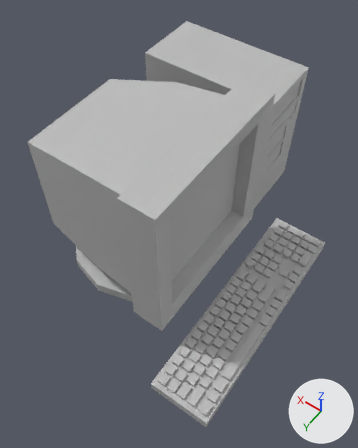
One commit to the FBX model Art/NewObjects/Environment/Office/Furniture/Computer.fbx: the scene before it, then after it.
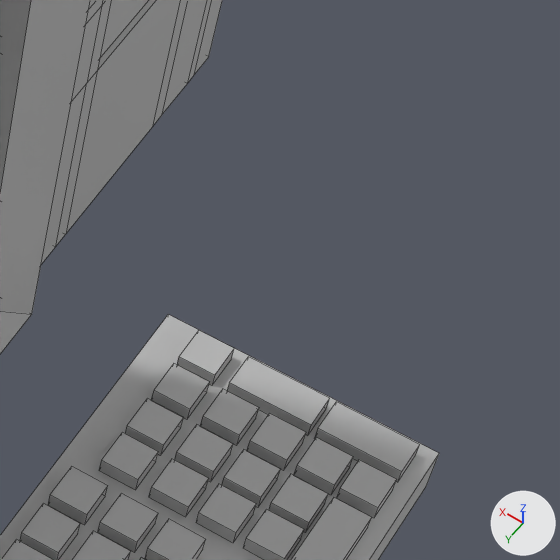
There are two pictures of each version: one whole from a camera (50 mm lens) standing at (-0.513, 0.697, 1.31) and looking at (-0.013, -0.002, 0.211), one close up on the part from 69% to 97% of the width and 36% to 58% of the height. The lights are fixed; the arrows at lower right show +X, +Y and +Z. The close-ups show mesh edges as thin lines. Where no turn or scale is listed for an object, it has been applied to the vertices. Vertices at the same position are counted once.
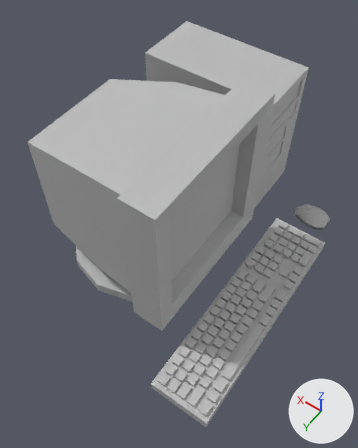
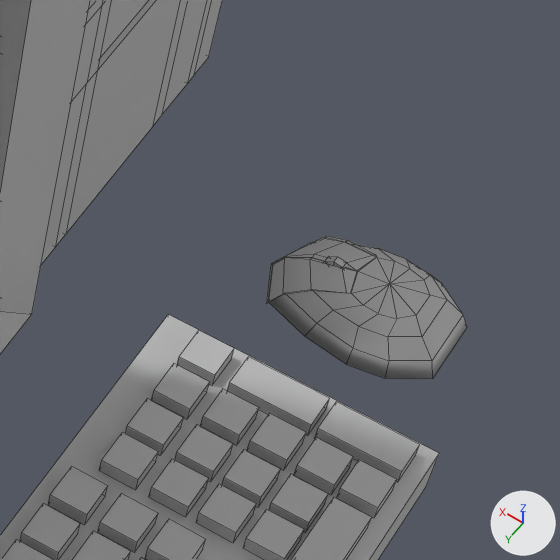
Location of each change, [x1, y1, x2, y2] in pixels of the close-ups (560 x 560 px):
'pCube122', reshaped: before [0, 0, 439, 560]; after [0, 0, 467, 560]
part 1 of me_mesh, added: after [323, 256, 347, 268]
part 2 of me_mesh, added: after [266, 236, 467, 379]

Edits to the bpy script that builds the scene:
```text
Change me_mesh:
    used by ob_pcube122; location = (0.0, -0.0077, 0.0)
    remove me_mesh.from_pydata(...)  # 1059 vertices, 892 faces; spans x -0.353..0.353, y -0.548..0.364, z 0.0..0.56
    add me_mesh.from_pydata(...)  # 1156 vertices, 1000 faces; spans x -0.353..0.353, y -0.548..0.364, z -0.001..0.56
    me_mesh part 1: a new loose piece, a 9-sided cylinder along y spanning x -0.2499..-0.2323, y -0.4168..-0.4118, z 0.0122..0.03, in mat_lambert1 (grey #bcbcbc)
    me_mesh part 2: a new loose piece of 77 vertices spanning x -0.322..-0.202, y -0.458..-0.37, z -0.001..0.032, in mat_lambert1 (grey #bcbcbc)
```
